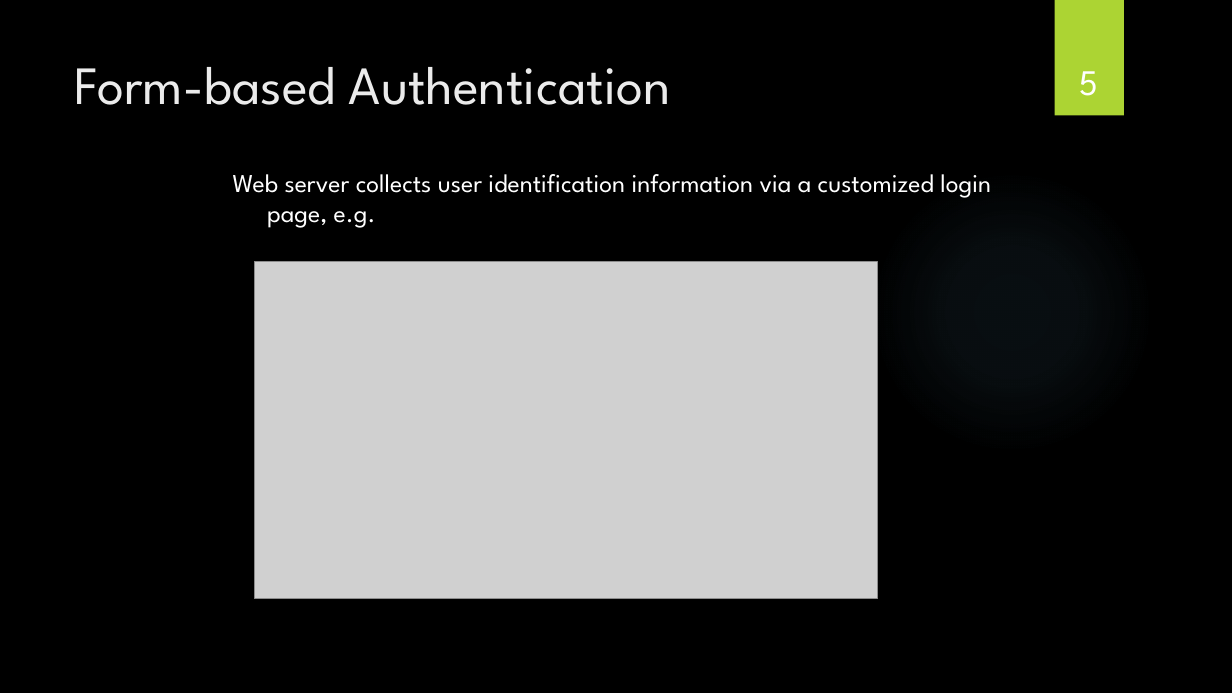
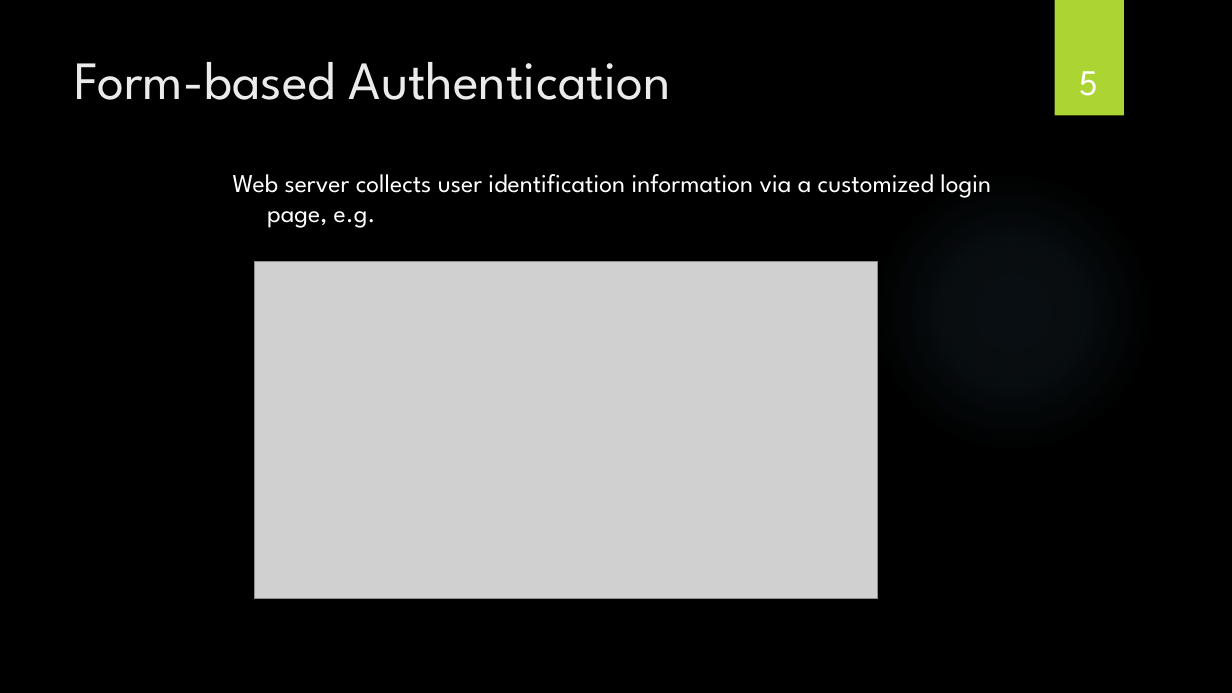
Before and after one commit to gtfarng/dcw, a slide deck: slide 5 of slide/aj.warodom/powerpoint/07 - Web Security.pptx. Drawn at 1232x693 pixels with LibreOffice and Linux fonts; fonts in the diff are those of the drawing; grey boxes stand for pictures; background and template pictures are left out. Boxes give left, top, right and bottom in pixels: in the first picture for what was removed or moved away, otherwise in the second. Text is boxed around its words. In the diff, an @@ line names an element or a change of style, - is before the commit and + after.

```diff
--- a/slide/aj.warodom/powerpoint/07 - Web Security.pptx
+++ b/slide/aj.warodom/powerpoint/07 - Web Security.pptx
@@ title "Form-based Authentication" moved from (x1=75, y1=67, x2=671, y2=105) to (x1=75, y1=62, x2=671, y2=100) @@
```
Also in this commit, not shown: 1 other slide changed, 3 other files.
